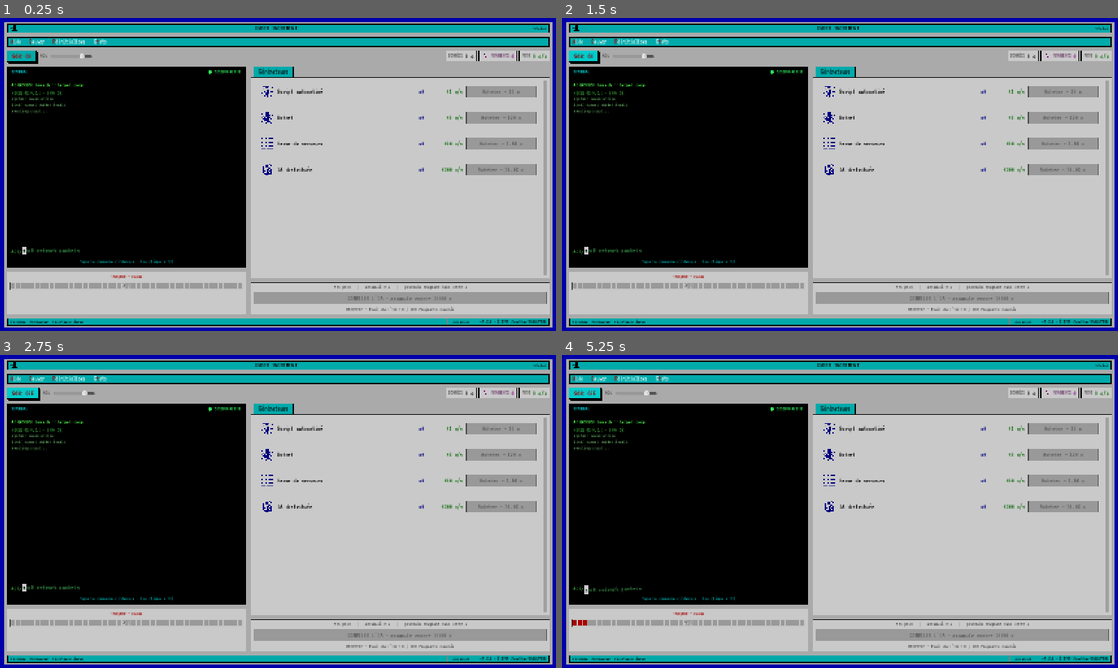
Above: before the commit, frames 1-4 (two rows, left to right).
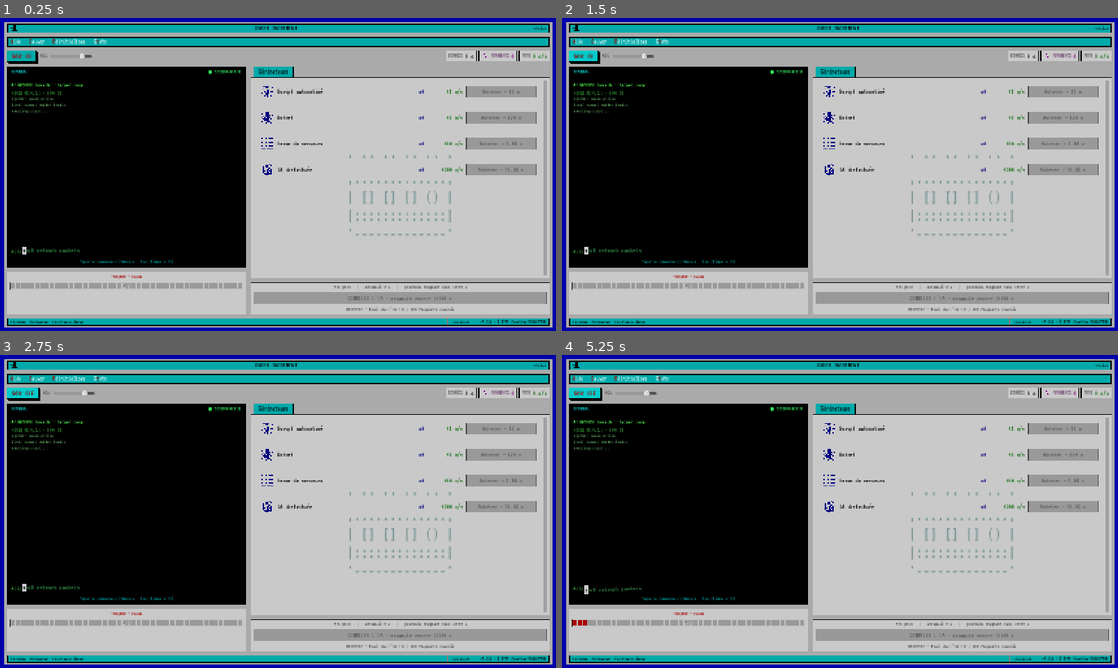
Above: after the commit, the same moments.

Repository: jogaulupeau/CyberIncrement
Game: Godot game, scene res://scenes/main.tscn
Same seed, same stepped clock (60 frames per second), same inputs: the game is played once before the commit and once after it.
Inputs (mouse positions are in pixels of both pictures, inside the frame that each line leads up to):
- Up to frame 1 (0.25 s): no input
- Up to frame 2 (1.5 s): click "SON: ON" at 0.5 s; click "SON: OFF" at 1.25 s
- Up to frame 3 (2.75 s): click "SON: ON" at 2 s
- Up to frame 4 (5.25 s): click "SON: OFF" at 2.75 s; click "SON: ON" at 3.5 s; click "SON: OFF" at 4.25 s; tap Enter at 5 s; move the mouse to (962, 495) at 5.02 s; tap 1 at 5.1 s; click (962, 495) at 5.17 s

The runs differ from the first frame. In frame 1, 0.4% of the frame differs, in the area x 62-82%, y 43-70%; in frame 2, 0.4%; in frame 3, 0.4%; in frame 4, 0.4%.

Commit message:
Habillage ASCII en fond des onglets Générateurs/Augmentations/Programmes
Chaque onglet-liste devient un Control empilant un fond ASCII thématique
centré (filigrane teal) derrière un ScrollContainer transparent : serveur
(Générateurs), puce CPU (Augmentations), démon (Programmes). Comble le vide
sous les listes courtes. À affiner plus tard (plus de caractères, plus petit).

Co-Authored-By: Claude Opus 4.8 <noreply@anthropic.com>

Diff:
--- a/scenes/main.tscn
+++ b/scenes/main.tscn
@@ -654,39 +654,117 @@
 theme_override_styles/panel = SubResource("tab_panel")
 current_tab = 0
 
-[node name="GeneratorsTab" type="ScrollContainer" parent="HUD/Root/Body/Right/Tabs"]
-layout_mode = 2
+[node name="GeneratorsTab" type="Control" parent="HUD/Root/Body/Right/Tabs"]
+layout_mode = 2
+metadata/_tab_index = 0
+
+[node name="AsciiBg" type="Label" parent="HUD/Root/Body/Right/Tabs/GeneratorsTab"]
+layout_mode = 1
+anchors_preset = 15
+anchor_right = 1.0
+anchor_bottom = 1.0
+grow_horizontal = 2
+grow_vertical = 2
+theme_override_colors/font_color = Color(0.5, 0.6, 0.6, 1)
+theme_override_font_sizes/font_size = 48
+text = ".-------------.
+|:::::::::::::|
+| [] [] [] () |
+|:::::::::::::|
+| [] [] [] () |
+|:::::::::::::|
+'-------------'"
+horizontal_alignment = 1
+vertical_alignment = 1
+
+[node name="Scroll" type="ScrollContainer" parent="HUD/Root/Body/Right/Tabs/GeneratorsTab"]
+layout_mode = 1
+anchors_preset = 15
+anchor_right = 1.0
+anchor_bottom = 1.0
+grow_horizontal = 2
+grow_vertical = 2
 horizontal_scroll_mode = 0
 vertical_scroll_mode = 2
-metadata/_tab_index = 0
-
-[node name="GenContainer" type="VBoxContainer" parent="HUD/Root/Body/Right/Tabs/GeneratorsTab"]
+
+[node name="GenContainer" type="VBoxContainer" parent="HUD/Root/Body/Right/Tabs/GeneratorsTab/Scroll"]
 unique_name_in_owner = true
 layout_mode = 2
 size_flags_horizontal = 3
 theme_override_constants/separation = 8
 
-[node name="UpgradesTab" type="ScrollContainer" parent="HUD/Root/Body/Right/Tabs"]
+[node name="UpgradesTab" type="Control" parent="HUD/Root/Body/Right/Tabs"]
 visible = false
 layout_mode = 2
+metadata/_tab_index = 1
+
+[node name="AsciiBg" type="Label" parent="HUD/Root/Body/Right/Tabs/UpgradesTab"]
+layout_mode = 1
+anchors_preset = 15
+anchor_right = 1.0
+anchor_bottom = 1.0
+grow_horizontal = 2
+grow_vertical = 2
+theme_override_colors/font_color = Color(0.5, 0.6, 0.6, 1)
+theme_override_font_sizes/font_size = 48
+text = "_|_|_|_|_|_
+|  _____  |
+|-| CPU |-|
+|-|_____|-|
+|_________|
+|_|_|_|_|_|"
+horizontal_alignment = 1
+vertical_alignment = 1
+
+[node name="Scroll" type="ScrollContainer" parent="HUD/Root/Body/Right/Tabs/UpgradesTab"]
+layout_mode = 1
+anchors_preset = 15
+anchor_right = 1.0
+anchor_bottom = 1.0
+grow_horizontal = 2
+grow_vertical = 2
 horizontal_scroll_mode = 0
 vertical_scroll_mode = 2
-metadata/_tab_index = 1
-
-[node name="ShopContainer" type="VBoxContainer" parent="HUD/Root/Body/Right/Tabs/UpgradesTab"]
+
+[node name="ShopContainer" type="VBoxContainer" parent="HUD/Root/Body/Right/Tabs/UpgradesTab/Scroll"]
 unique_name_in_owner = true
 layout_mode = 2
 size_flags_horizontal = 3
 theme_override_constants/separation = 8
 
-[node name="ProgramsTab" type="ScrollContainer" parent="HUD/Root/Body/Right/Tabs"]
+[node name="ProgramsTab" type="Control" parent="HUD/Root/Body/Right/Tabs"]
 visible = false
 layout_mode = 2
+metadata/_tab_index = 2
+
+[node name="AsciiBg" type="Label" parent="HUD/Root/Body/Right/Tabs/ProgramsTab"]
+layout_mode = 1
+anchors_preset = 15
+anchor_right = 1.0
+anchor_bottom = 1.0
+grow_horizontal = 2
+grow_vertical = 2
+theme_override_colors/font_color = Color(0.5, 0.6, 0.6, 1)
+theme_override_font_sizes/font_size = 48
+text = ".---------.
+| (o) (o) |
+|    T    |
+|  '---'  |
+'---------'"
+horizontal_alignment = 1
+vertical_alignment = 1
+
+[node name="Scroll" type="ScrollContainer" parent="HUD/Root/Body/Right/Tabs/ProgramsTab"]
+layout_mode = 1
+anchors_preset = 15
+anchor_right = 1.0
+anchor_bottom = 1.0
+grow_horizontal = 2
+grow_vertical = 2
 horizontal_scroll_mode = 0
 vertical_scroll_mode = 2
-metadata/_tab_index = 2
-
-[node name="DaemonContainer" type="VBoxContainer" parent="HUD/Root/Body/Right/Tabs/ProgramsTab"]
+
+[node name="DaemonContainer" type="VBoxContainer" parent="HUD/Root/Body/Right/Tabs/ProgramsTab/Scroll"]
 unique_name_in_owner = true
 layout_mode = 2
 size_flags_horizontal = 3
